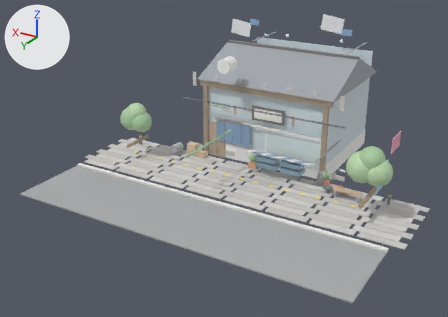
The glTF model models/fishshop_02.glb as it was, and as the next commit left it.
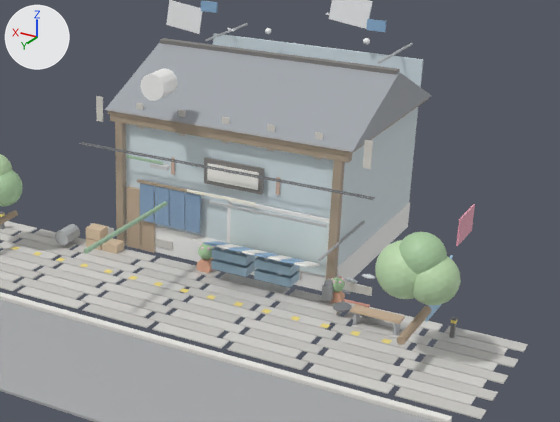
There are two pictures of each version: one whole from a 50 mm lens placed at (-16.5, 35.8, 16.0), pointed at (0.8, 6.8, 1.5), one close up on the part from 31% to 100% of the width and 6% to 79% of the height. Arrows for +X, +Y and +Z are at upper left; the lights stay in place. The first two pictures are the older version.

Script lines for the objects in view, before the commit:
```python
me_geometry_0 = bpy.data.meshes.new('geometry_0')
me_geometry_0.from_pydata(...)  # 5968 vertices, 11059 faces; spans x -10.7..10.4, y -4.7..14.3, z 0.0..8.6
me_geometry_0.materials.append(mat_defaultmaterial)
ob_geometry_0 = bpy.data.objects.new('geometry_0', me_geometry_0)
ob_geometry_0.location = (0.0, 0.0, 0.0)
```
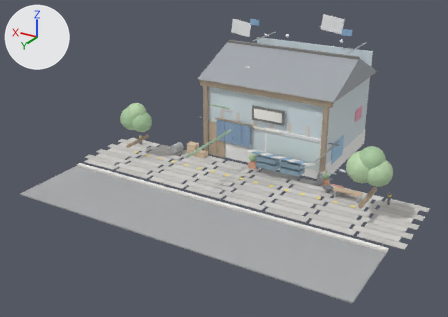
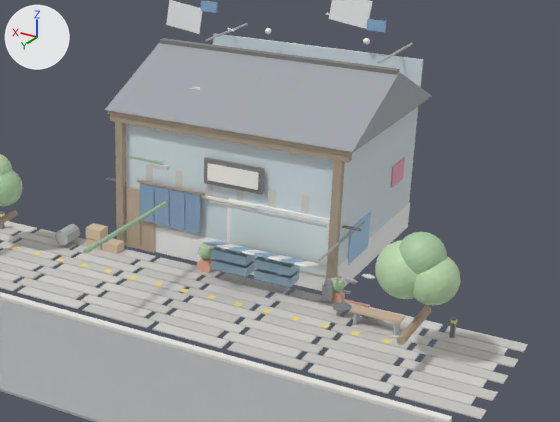
Commit message: phase2: refine models/fishshop_02.glb

Pixel boxes (x1, y1, x2, y2) of what changed, in the close-ups (560 x 422 px; the box of a moved part takes in the faces that stretch with it):
part 1 of me_geometry_0, moved or reshaped (not visible afterwards): before (155, 238, 173, 250)
part 2 of me_geometry_0, added (blue): after (348, 212, 371, 265)
part 3 of me_geometry_0, added: after (391, 158, 405, 188)
part 4 of me_geometry_0, deleted: before (96, 96, 103, 122)
part 5 of me_geometry_0, moved or reshaped: before (79, 72, 475, 321); after (106, 86, 362, 231)
part 6 of me_geometry_0, recoloured: before (150, 68, 475, 321)

The change, as a list of edits to the scene's bpy script:
```text
Change me_geometry_0:
    used by ob_geometry_0; location = (0.0, 0.0, 0.0)
    remove me_geometry_0.from_pydata(...)  # 5968 vertices, 11059 faces; spans x -10.7..10.4, y -4.7..14.3, z 0.0..8.6
    add me_geometry_0.from_pydata(...)  # 5952 vertices, 11035 faces; spans x -10.7..10.4, y -4.7..14.3, z 0.0..8.6
    me_geometry_0 part 1: the loose piece of 8 vertices spanning x 2.0..3.0, y 3.5..3.6, z 0.2..0.6 is moved by (-5.9, -0.1, -0.1)
    me_geometry_0 part 2: a new loose piece, a box spanning x -4.305..-4.255, y 0.85..2.65, z 0.75..2.05, in mat_defaultmaterial
    me_geometry_0 part 3: a new loose piece, a box spanning x -4.305..-4.255, y -2.35..-1.15, z 2.3..3.1, in mat_defaultmaterial
    me_geometry_0 part 4: the loose piece of 8 vertices spanning x 4.9..5.1, y 3.5..3.6, z 4.6..5.4 is deleted
    me_geometry_0 part 5
    42 vertices are removed from x -8.0..5.5, y 1.8..5.7, z 0.9..6.7
    109 faces are deleted
    4 vertices in x -1.3..1.3, y 3.7..3.8, z 2.7 move by (0.0, -0.1, -0.2)
    4 vertices in x -1.3..1.3, y 3.7..3.8, z 2.7 move by (0.0, -0.1, -0.1)
    108 vertices move from x -8.0..5.5, y 1.8..5.7, z 0.2..6.9 to x -4.9..3.9, y 1.3..3.5, z 0.2..5.9
    18 vertices are added at x -1.3..2.4, y 1.3..3.5, z 1.6..5.9
    8 new vertices lie (9.8, 0.0, 0.0) away from vertices in x -8.0, y 1.8..5.7, z 0.9..3.3
    85 new faces join them
    me_geometry_0 part 6: 19 kept faces spanning x -4.9..2.3, y 1.3..3.5, z 1.6..5.8 get new vertex colours
    other edits to the shape of me_geometry_0 do not show in these pictures
```
